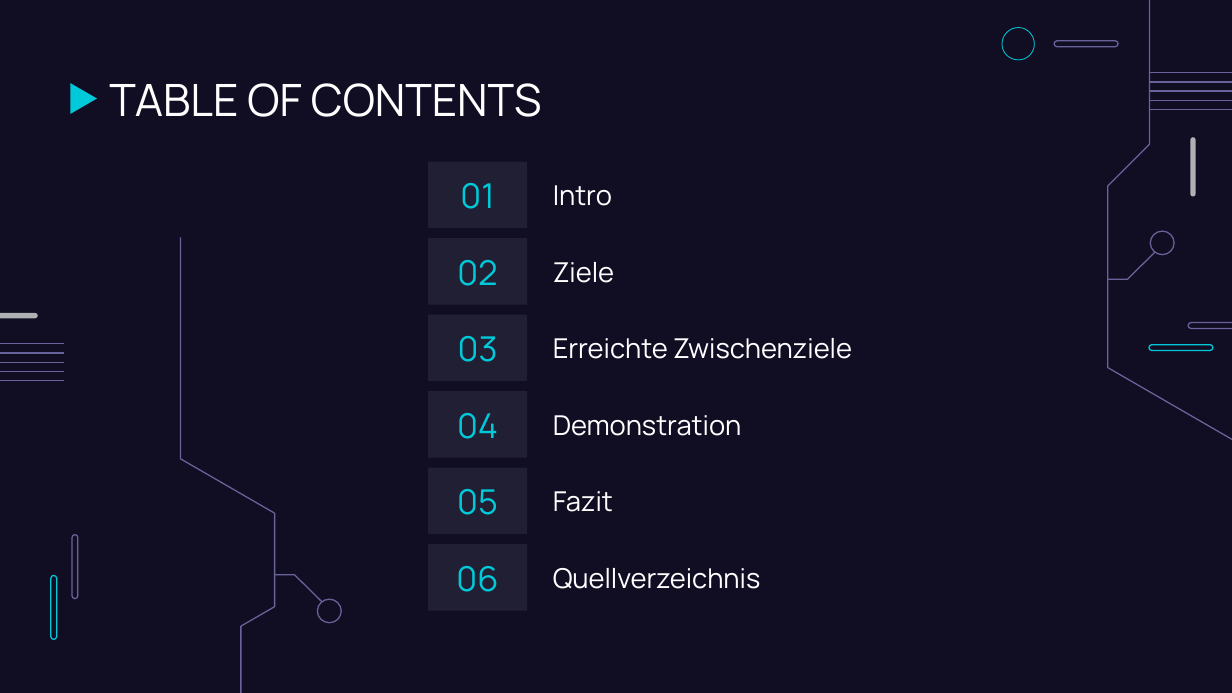
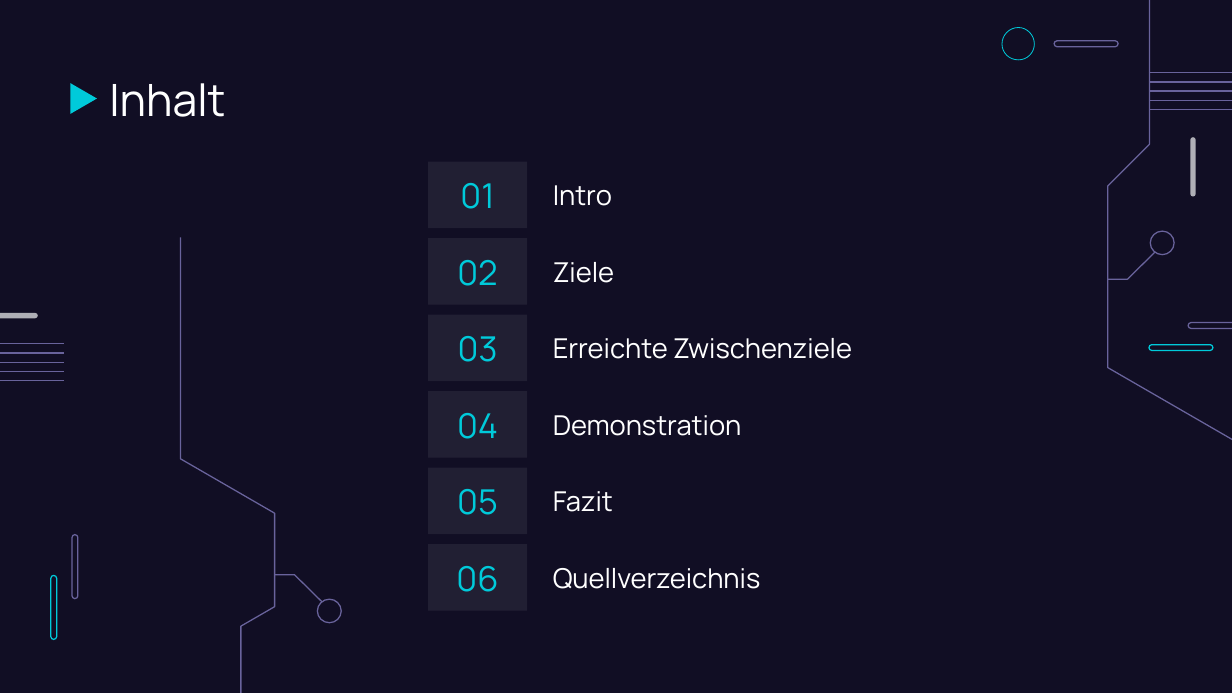
Before and after one commit to dthfan2007/RustNoteApp, a slide deck: slide 2 of docs/presentation.pptx. Drawn at 1232x693 pixels with LibreOffice and Linux fonts; fonts in the diff are those of the drawing. Boxes give left, top, right and bottom in pixels: in the first picture for what was removed or moved away, otherwise in the second. Text is boxed around its words. In the diff, an @@ line names an element or a change of style, - is before the commit and + after.

```diff
--- a/docs/presentation.pptx
+++ b/docs/presentation.pptx
@@ title at (109, 83, 225, 117): text changed @@
-TABLE OF CONTENTS
+Inhalt
```
Also in this commit, not shown: 1 other slide changed, 1 other file.
